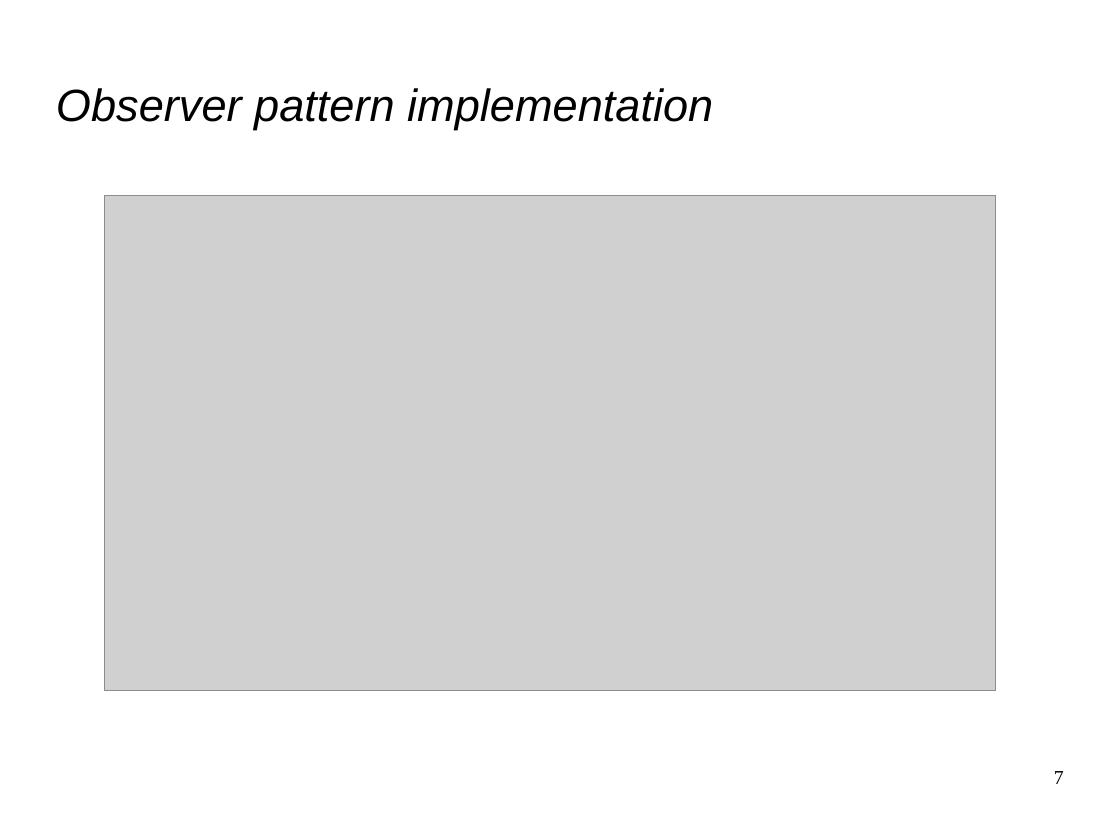
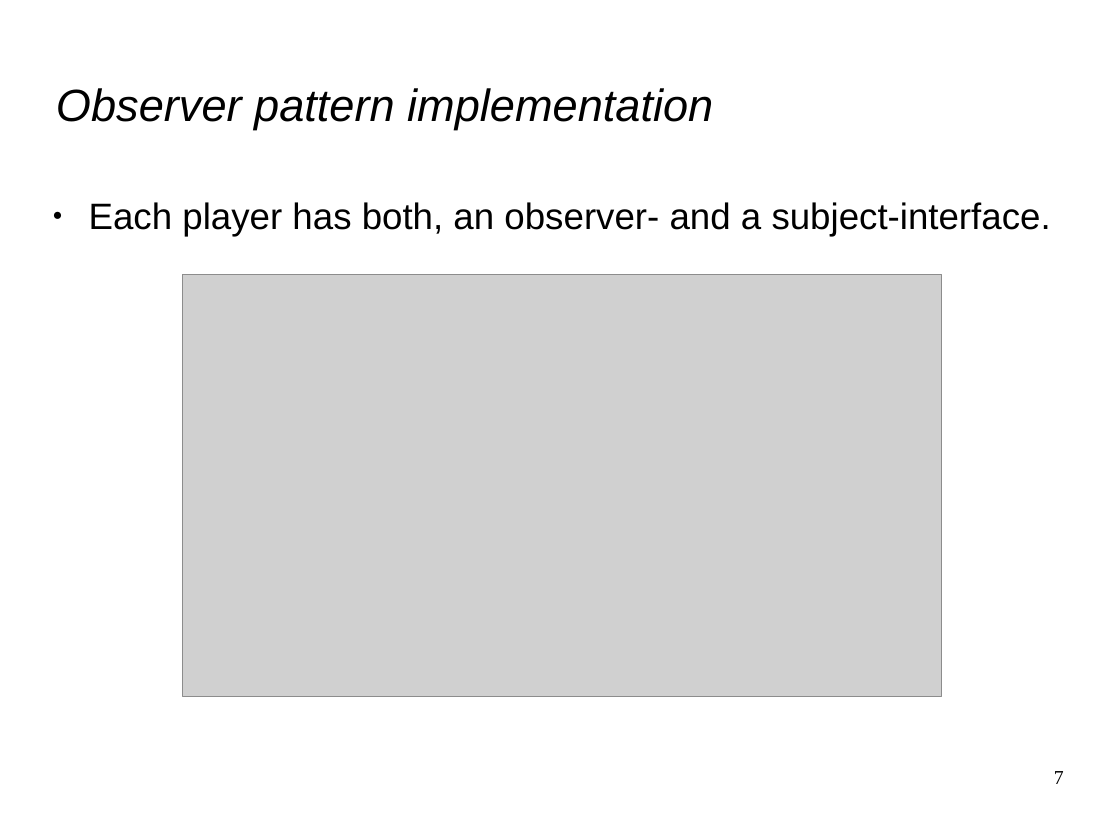
Before and after one commit to phil535/Massive-Multiplayer-Observer, a slide deck: slide 7 of Doc/pres_dp.odp. Drawn at 1120x840 pixels with LibreOffice and Linux fonts; fonts in the diff are those of the drawing; grey boxes stand for pictures. Boxes give left, top, right and bottom in pixels: in the first picture for what was removed or moved away, otherwise in the second. Text is boxed around its words. In the diff, an @@ line names an element or a change of style, - is before the commit and + after.

```diff
--- a/Doc/pres_dp.odp
+++ b/Doc/pres_dp.odp
@@ text added at [89, 202, 1051, 237], 26 pt, text #000000 @@
+● Each player has both, an observer- and a subject-interface.
@@ picture: place and size @@
-picture at [105, 195, 996, 691]
+picture at [183, 274, 942, 696]
```
Also in this commit, not shown: 5 other slides changed, 3 slides added.
